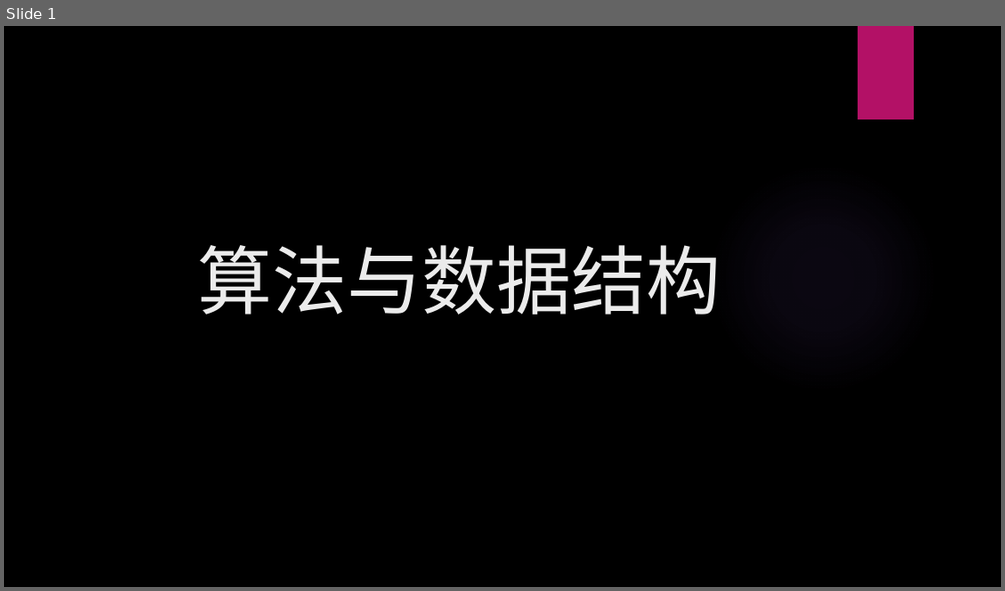
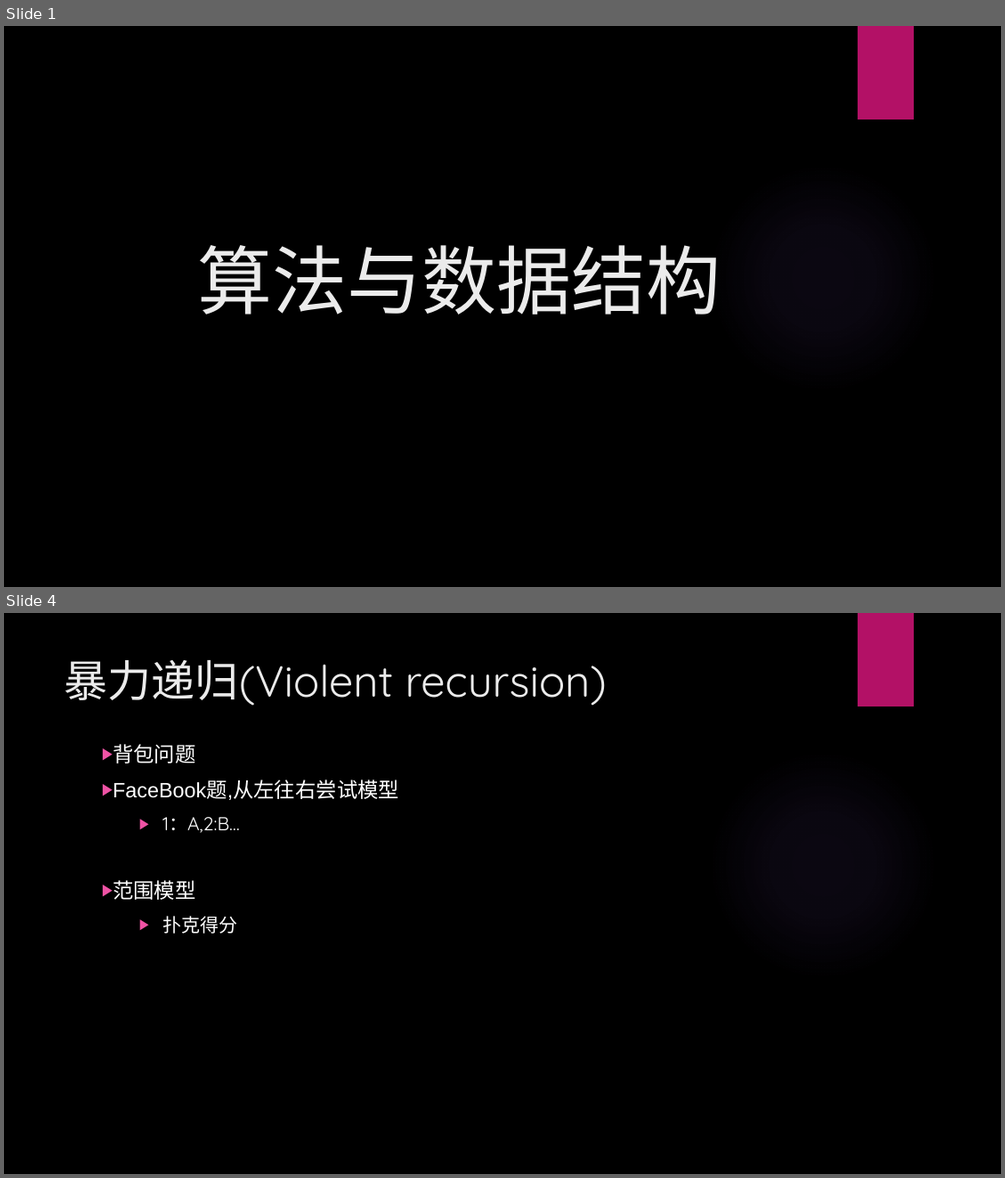
Before and after one commit to yyfst/DataStructureAlgorithm, a slide deck: 算法与数据结构.pptx. Shown one above the other, each under a label of ours: slide 1 before the commit, slides 1 and 4 after it; the slides between them are not shown. The pictures are 1005x591 and 1005x1178 pixels, drawn with LibreOffice and Linux fonts; fonts in the diff are those of the drawing; background and template pictures are left out. Boxes give left, top, right and bottom in pixels: in the first picture for what was removed or moved away, otherwise in the second. Text is boxed around its words. In the diff, an @@ line names an element or a change of style, - is before the commit and + after.

Commit message:
暴力递归--01背包问题

```diff
--- a/算法与数据结构.pptx
+++ b/算法与数据结构.pptx
@@ slide 4 added at bbox=[4, 613, 1001, 1174], background picture (left out); not listed: 2 template elements that a slide beside it also shows @@
@@ title added at bbox=[65, 660, 607, 706], 42 pt, text #EBEBEB @@
+暴力递归(Violent recursion)
@@ text added at bbox=[113, 744, 399, 933], 20 pt, text #FFFFFF @@
+  ▶ 背包问题
+  ▶ FaceBook题,从左往右尝试模型
+  ▶ 1：A,2:B…
+  ▶ 范围模型
+  ▶ 扑克得分
```
Also in this commit, not shown: 1 slide changed, 2 other slides added.
